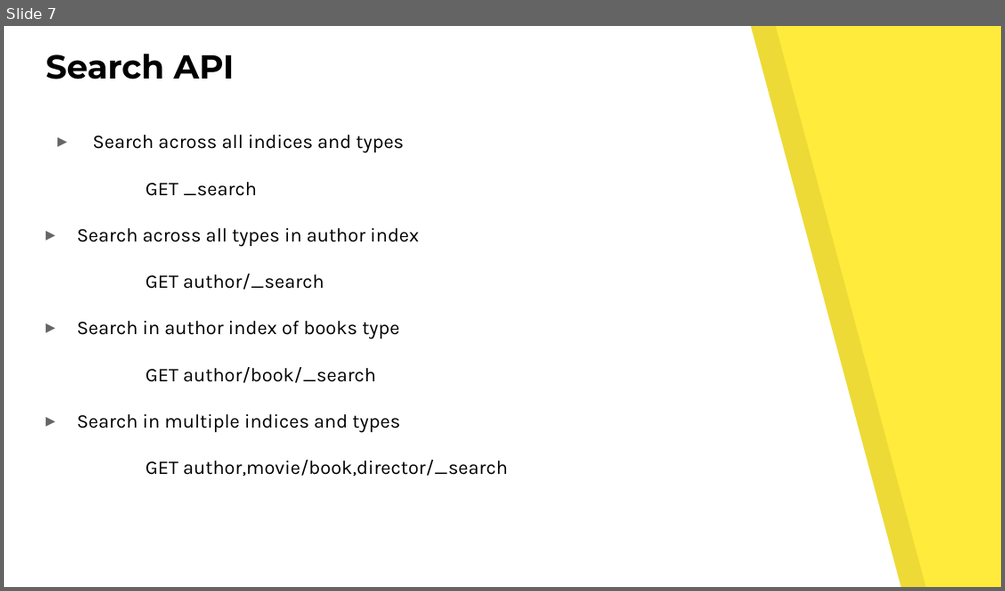
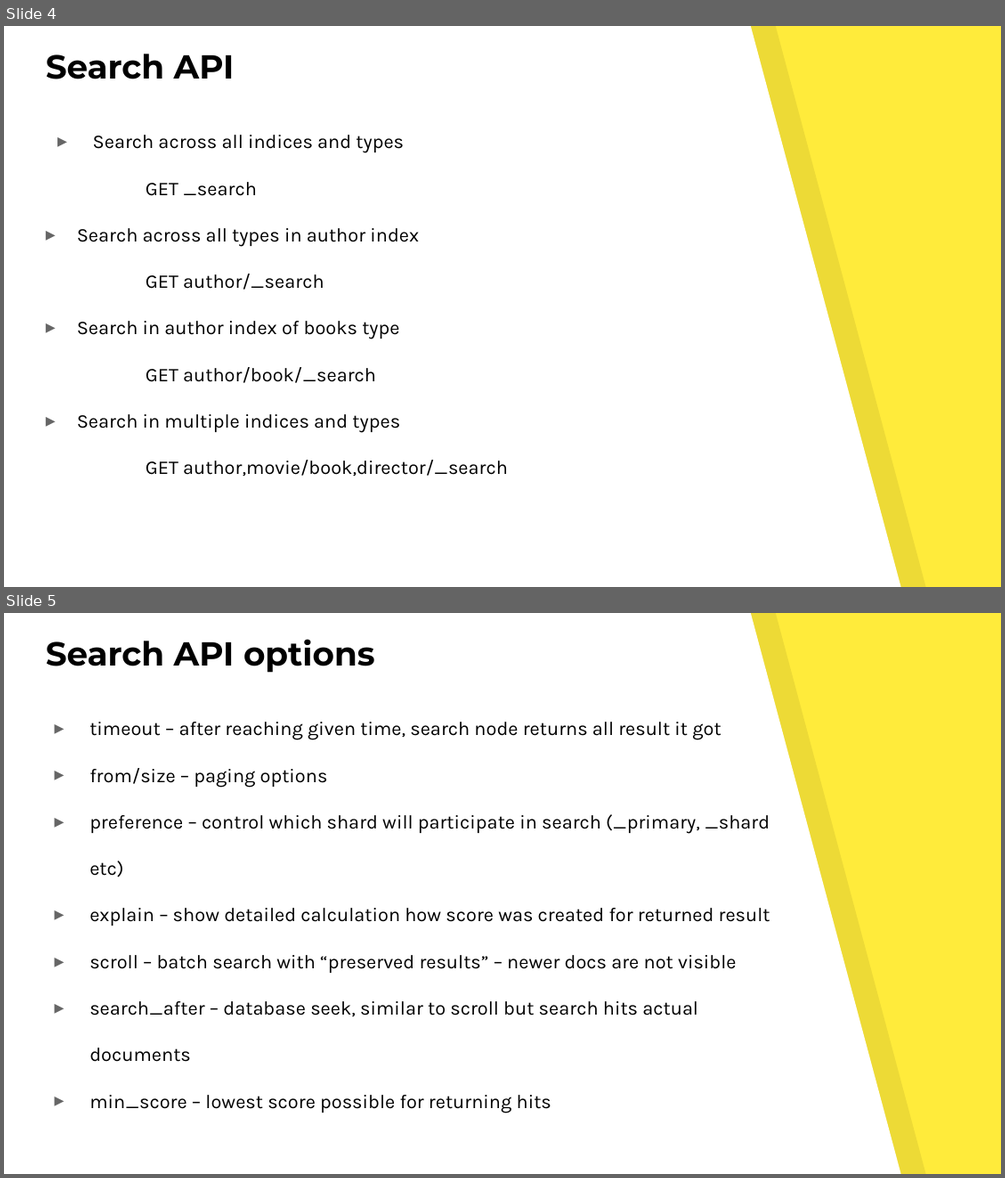
Before and after one commit to kucera-jan-cz/elasticsearch-course, a slide deck: 02 - search.pptx. Shown one above the other, each under a label of ours: slide 7 before the commit, slides 4 and 5 after it. The pictures are 1005x591 and 1005x1178 pixels, drawn with LibreOffice and Linux fonts; fonts in the diff are those of the drawing. Boxes give left, top, right and bottom in pixels: in the first picture for what was removed or moved away, otherwise in the second. Text is boxed around its words. In the diff, an @@ line names an element or a change of style, - is before the commit and + after.

Commit message:
Added: new slides to search presentation

```diff
--- a/02 - search.pptx
+++ b/02 - search.pptx
@@ slide 5 added at bbox=[4, 613, 1001, 1174], background #FFEB3B; not listed: 2 template elements that a slide beside it also shows @@
@@ title added at bbox=[46, 639, 375, 673], 24 pt, text #000000, bold @@
+Search API options
@@ text added at bbox=[89, 722, 770, 1113], 14 pt, text #000000 @@
+▸ timeout – after reaching given time, search node returns all result it got
+▸ from/size – paging options
+▸ preference – control which shard will participate in search (_primary, _shard etc)
+▸ explain – show detailed calculation how score was created for returned result
+▸ scroll – batch search with “preserved results” – newer docs are not visible
+▸ search_after – database seek, similar to scroll but search hits actual documents
+▸ min_score – lowest score possible for returning hits
@@ what was slide 7 is now slide 4 @@
```
Also in this commit, not shown: 3 slides changed, 4 other slides added, 1 other file.
